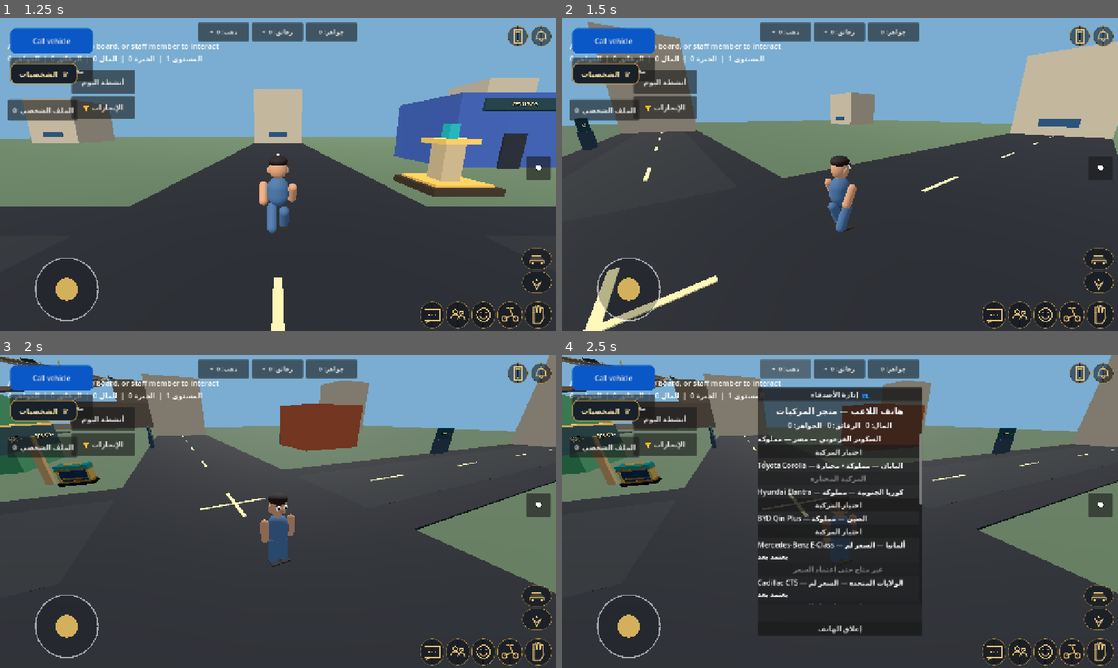
Above: before the commit, frames 1-4 (two rows, left to right).
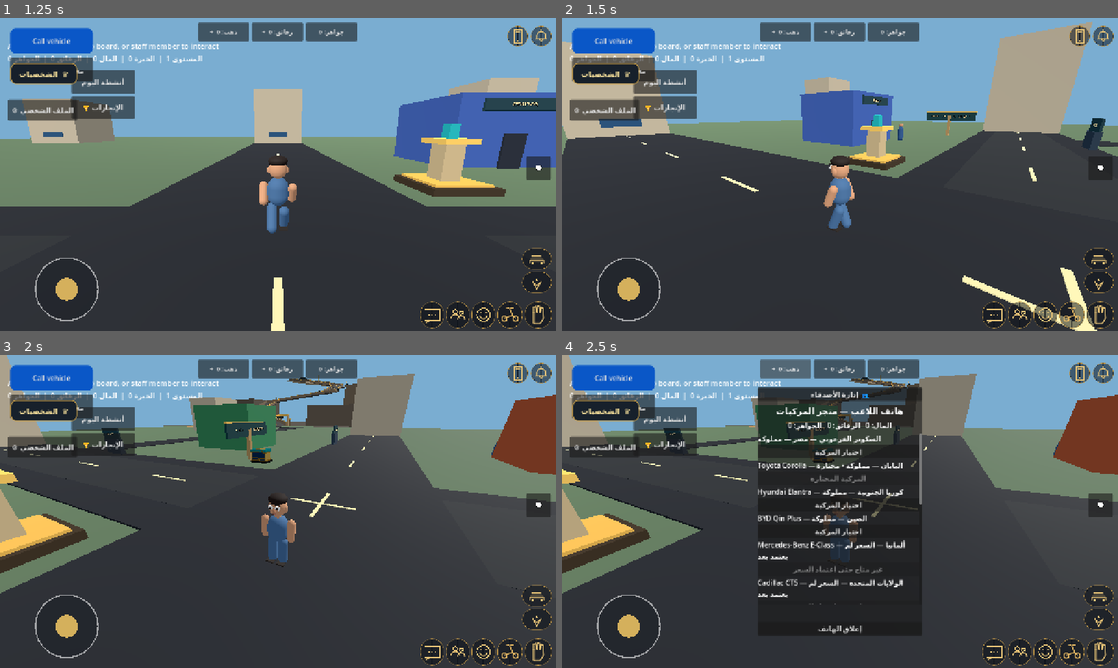
Above: after the commit, the same moments.

Repository: gamalalaraby1988-dotcom/King-Egypt-
Game: Godot game, scene res://scenes/main.tscn
Two runs of this game, one before a commit and one after it. Both use one fixed random seed, a clock stepped at 60 frames per second and the inputs below.
Inputs (mouse positions are in pixels of both pictures, inside the frame that each line leads up to):
- Up to frame 1 (1.25 s): tap Enter at 0.5 s; move the mouse to (250, 237) at 0.52 s; hold W (move_forward) from 0.53 s (still down); hold Shift (sprint) from 0.53 s (still down); click (250, 237) at 0.67 s
- Up to frame 2 (1.5 s): release W (move_forward) at 1.25 s; release Shift (sprint) at 1.25 s; drag from (1006, 221) to (812, 237) at 1.27 s
- Up to frame 3 (2 s): no input
- Up to frame 4 (2.5 s): click "ذهب: 0 +" at 2 s

Frame 1 is identical in both runs. In frame 2, 19% of the frame differs, in the area x 0-100%, y 1-100%; in frame 3, 30%, in the area x 0-100%, y 0-77%; in frame 4, 27%.

Commit message:
Match horizontal camera drag to touch direction

Diff:
--- a/scripts/mobile_hud.gd
+++ b/scripts/mobile_hud.gd
@@ -124,7 +124,8 @@
 	if not is_instance_valid(pivot):
 		return
 	var sensitivity := camera_sensitivity * _camera_drag_scale
-	pivot.rotation.y -= delta_pos.x * sensitivity
+	# Horizontal camera drag follows the finger direction: right swipe turns right.
+	pivot.rotation.y += delta_pos.x * sensitivity
 	pivot.rotation.x = clampf(pivot.rotation.x - delta_pos.y * sensitivity, deg_to_rad(-60.0), deg_to_rad(25.0))
 
 func _is_over_control(pos: Vector2) -> bool:
